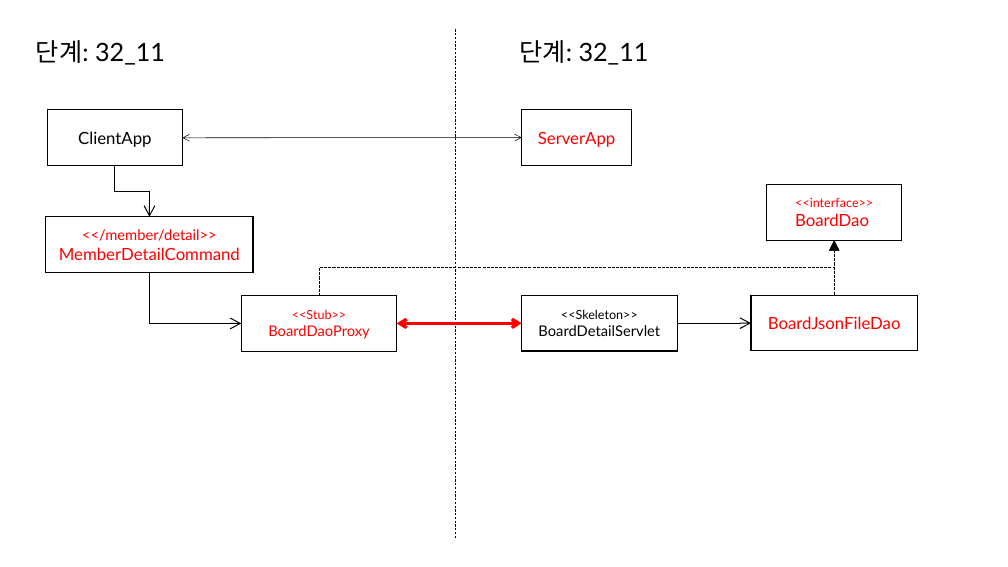
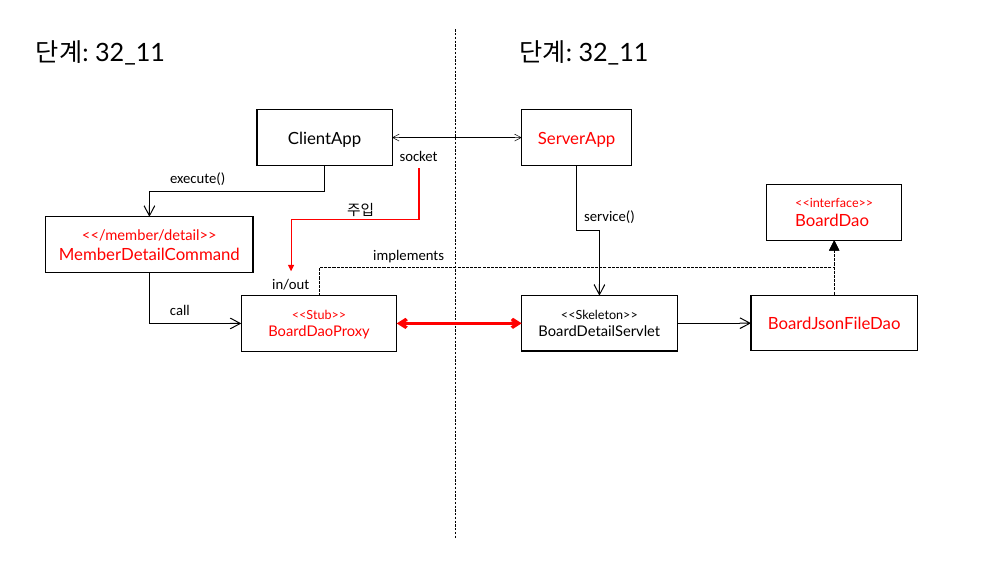
Before and after one commit to eomjinyoung/bitcamp-20191202, a slide deck: slide 42 of ClassDiagram.pptx. Drawn at 1008x567 pixels with LibreOffice and Linux fonts; fonts in the diff are those of the drawing. Boxes give left, top, right and bottom in pixels: in the first picture for what was removed or moved away, otherwise in the second. Text is boxed around its words. In the diff, an @@ line names an element or a change of style, - is before the commit and + after.

```diff
--- a/ClassDiagram.pptx
+++ b/ClassDiagram.pptx
@@ rectangle "ClientApp": place and size @@
-rectangle "ClientApp" at <box>48,110,183,166</box>
+rectangle "ClientApp" at <box>257,110,392,166</box>
@@ double arrow moved from (182, 138) - (522, 138) to (392, 138) - (522, 138) @@
@@ elbow arrow moved from (115, 166) - (150, 217) to (324, 166) - (150, 217) @@
@@ text added at <box>170,172,225,185</box>, 14 pt, text #000000 @@
+execute()
@@ elbow arrow added from (419, 168) to (291, 271), #FF0000 1 pt @@
@@ text added at <box>400,150,438,161</box>, 14 pt, text #000000 @@
+socket
@@ elbow arrow added from (577, 166) to (600, 296), #000000 1 pt @@
@@ text added at <box>347,203,374,220</box>, 14 pt, text #000000 @@
+주입
@@ text added at <box>584,210,635,223</box>, 14 pt, text #000000 @@
+service()
@@ text added at <box>373,249,444,263</box>, 14 pt, text #000000 @@
+implements
@@ text added at <box>272,278,309,290</box>, 14 pt, text #000000 @@
+in/out
@@ text added at <box>170,304,190,315</box>, 14 pt, text #000000 @@
+call
```
Also in this commit, not shown: 1 other slide changed, 5 slides added, 10 other files.
